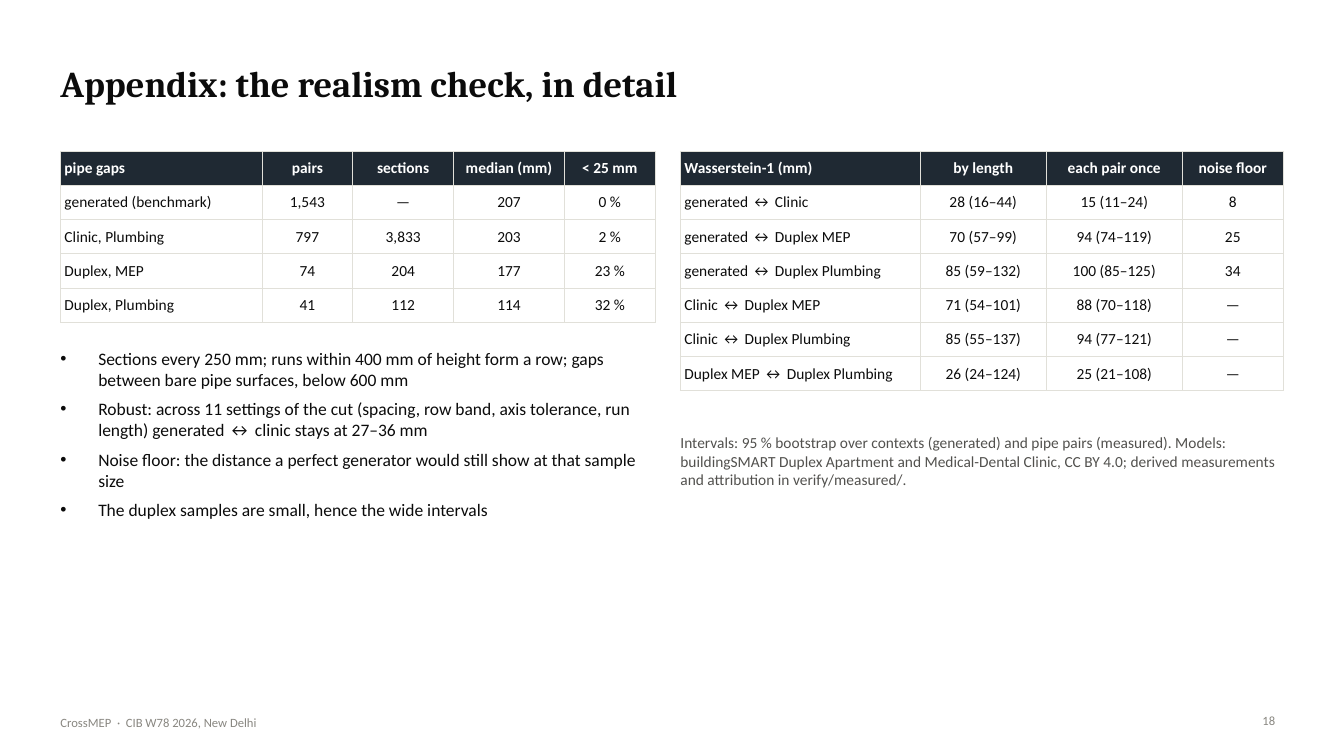
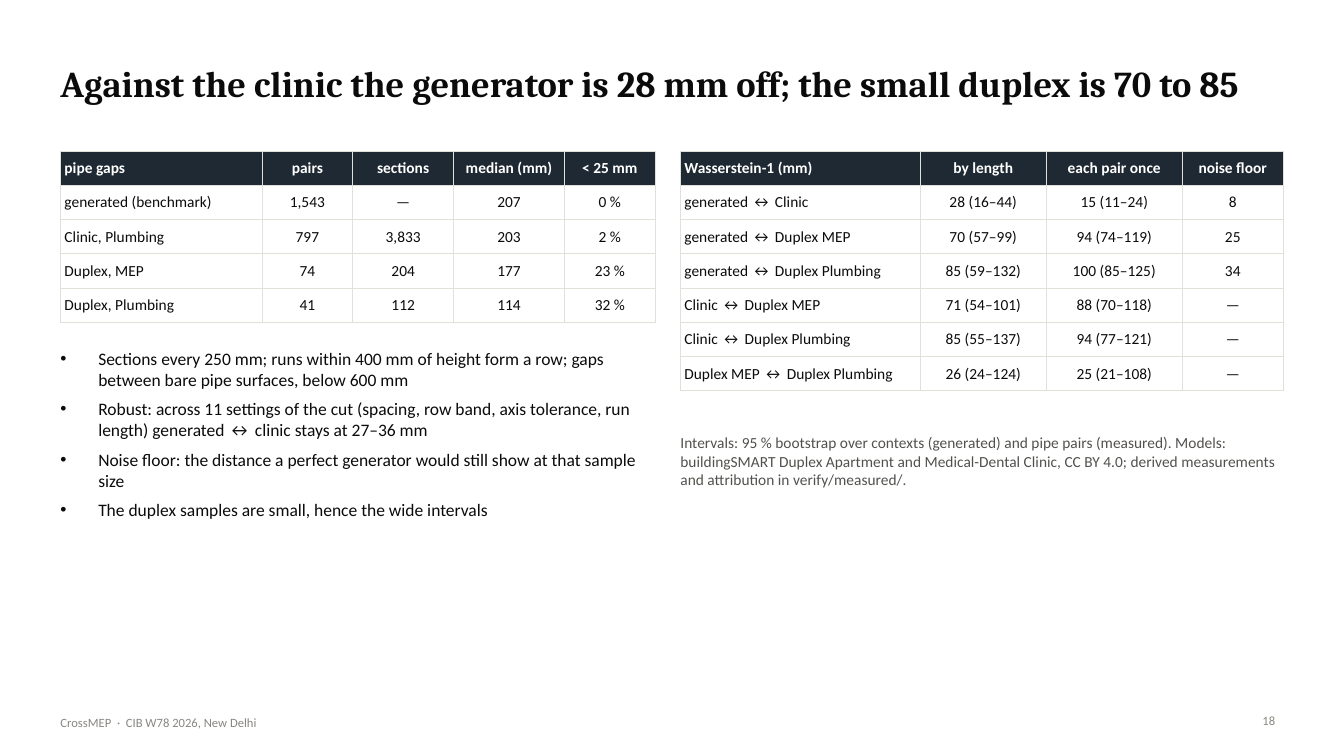
Before and after one commit to lavinia-ped/CrossMEP_Dataset, a slide deck: slide 18 of docs/CrossMEP_CIBW78_talk.pptx. Drawn at 1344x756 pixels with LibreOffice and Linux fonts; fonts in the diff are those of the drawing. Boxes give left, top, right and bottom in pixels: in the first picture for what was removed or moved away, otherwise in the second. Text is boxed around its words. In the diff, an @@ line names an element or a change of style, - is before the commit and + after.

Commit message:
Talk: slide titles state their message
Each title is now a sentence with a point (for example 'Spacing holds up on a
clinic the generator never saw', 'Nowadays, every pipe, duct and tray hangs from
a hand-designed support') rather than a topic label. Numbers in titles are
computed from the released data. Script headings updated to match; PPTX and PDF
rebuilt.

```diff
--- a/docs/CrossMEP_CIBW78_talk.pptx
+++ b/docs/CrossMEP_CIBW78_talk.pptx
@@ title at <box>60,71,1238,105</box>: text changed @@
-Appendix: the realism check, in detail
+Against the clinic the generator is 28 mm off; the small duplex is 70 to 85
```
Also in this commit, not shown: 18 other slides changed, 4 other files.
